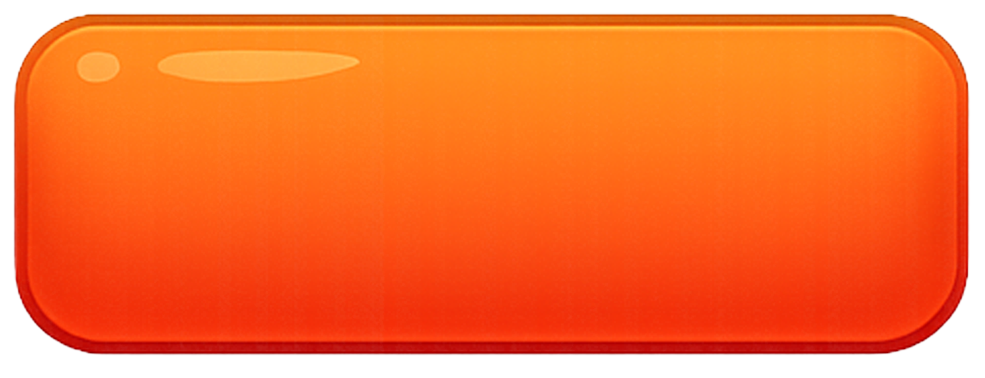
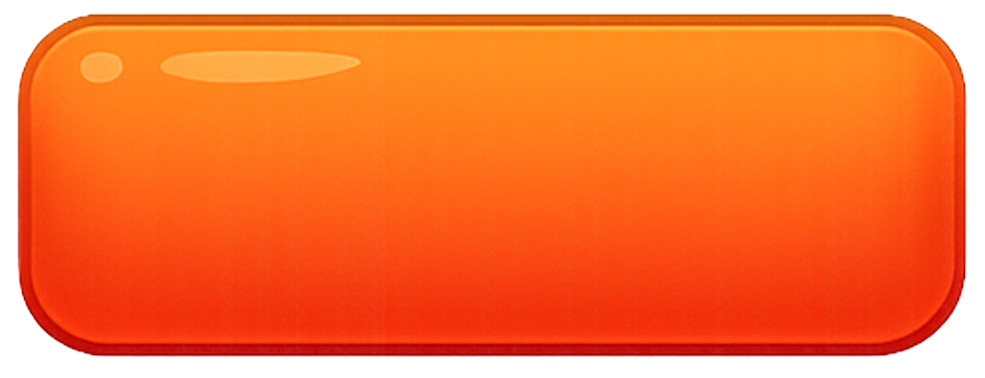
Revision of a layered 985 × 378 image; what changed, layer by layer:
renamed "Слой 4" to "Слой 6", painted on it over box(13, 12, 970, 358)